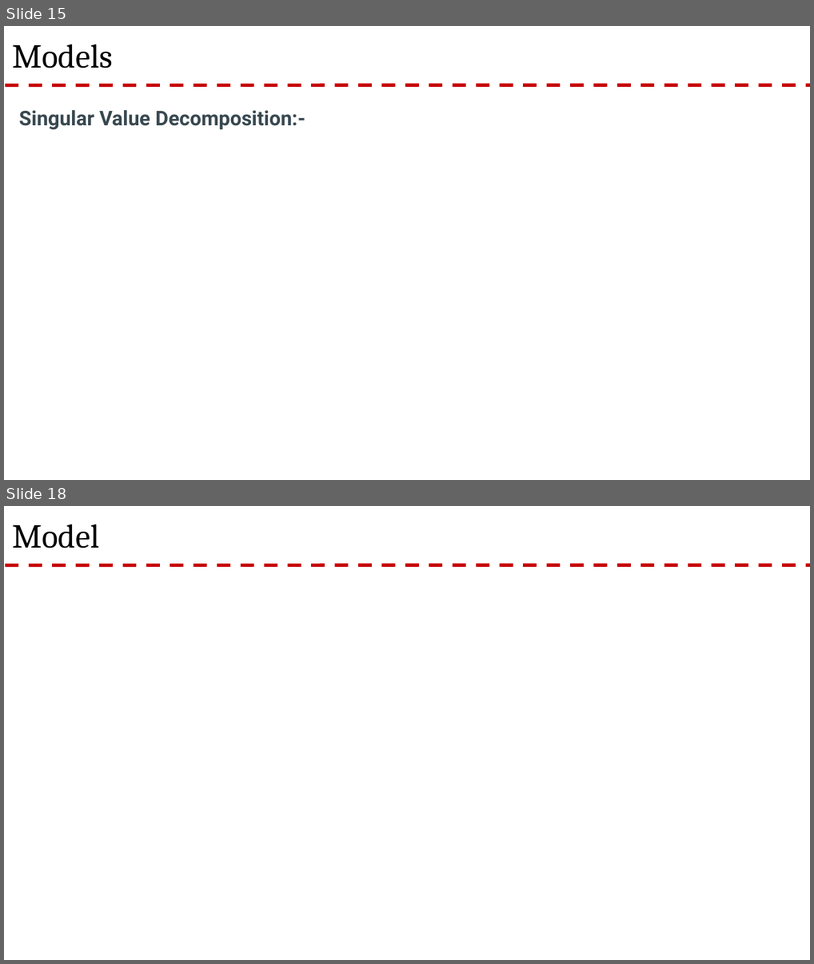
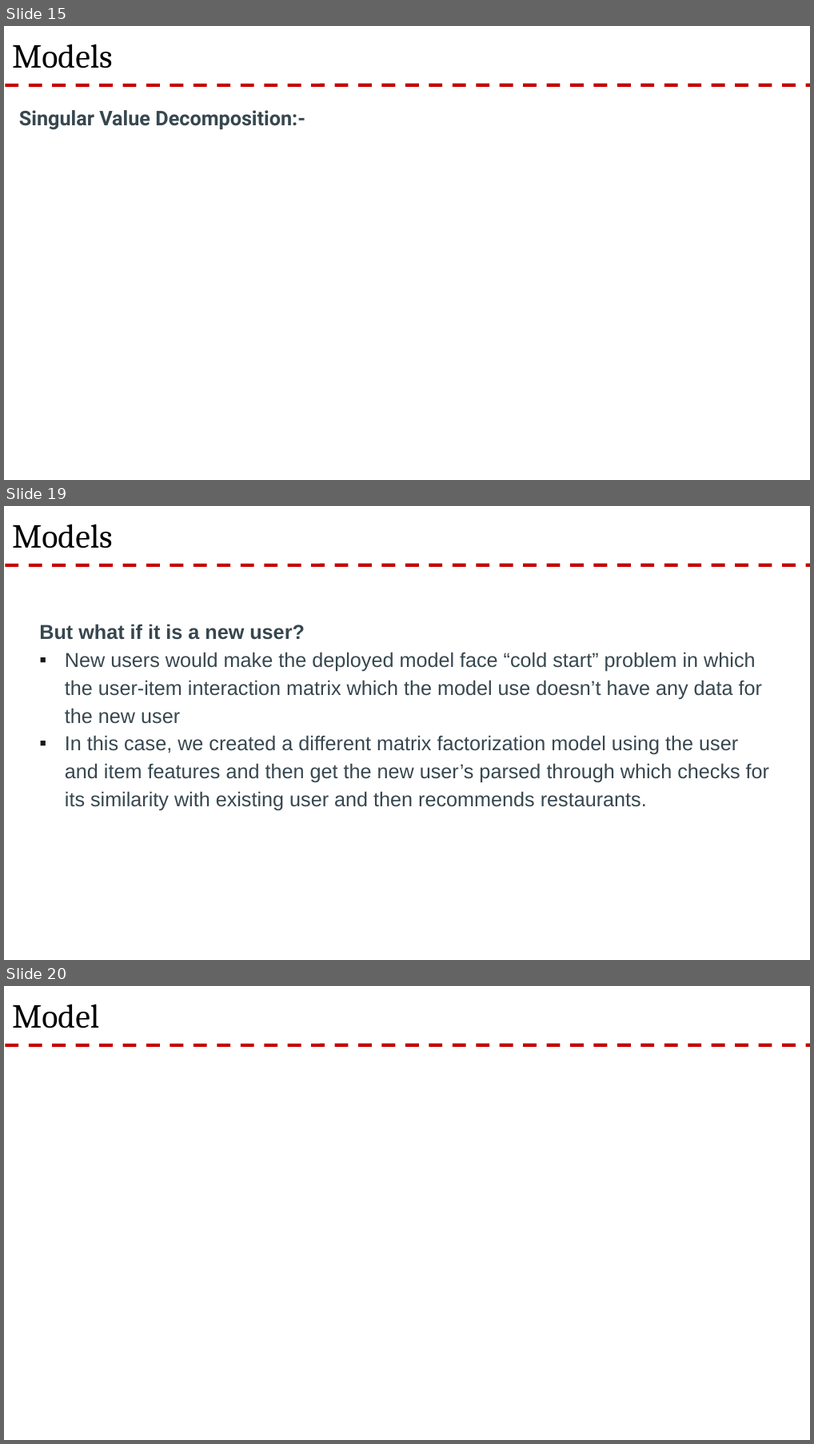
Before and after one commit to rnair7163/Restaurant-Recommendation-System-using-Yelp-Dataset, a slide deck: PPT/Yelp Presentation.pptx. Shown one above the other, each under a label of ours: slides 15 and 18 before the commit, slides 15, 19 and 20 after it; the slides between them are not shown. The pictures are 814x964 and 814x1444 pixels, drawn with LibreOffice and Linux fonts; fonts in the diff are those of the drawing; background and template pictures are left out. Boxes give left, top, right and bottom in pixels: in the first picture for what was removed or moved away, otherwise in the second. Text is boxed around its words. In the diff, an @@ line names an element or a change of style, - is before the commit and + after.

```diff
--- a/PPT/Yelp Presentation.pptx
+++ b/PPT/Yelp Presentation.pptx
@@ slide 19 added at box(4, 506, 810, 960), background #FFFFFF; not listed: 1 template element that a slide beside it also shows @@
@@ title added at box(12, 524, 113, 548), 30 pt, text #000000 @@
+Models
@@ text added at box(39, 624, 770, 811), 18 pt, text #37474F @@
+But what if it is a new user?
+▪ New users would make the deployed model face “cold start” problem in which the user-item interaction matrix which the model use doesn’t have any data for the new user
+▪ In this case, we created a different matrix factorization model using the user and item features and then get the new user’s parsed through which checks for its similarity with existing user and then recommends restaurants.
@@ what was slide 18 is now slide 20 @@
```
Also in this commit, not shown: 1 slide changed, 4 other slides added, 3 slides removed.
